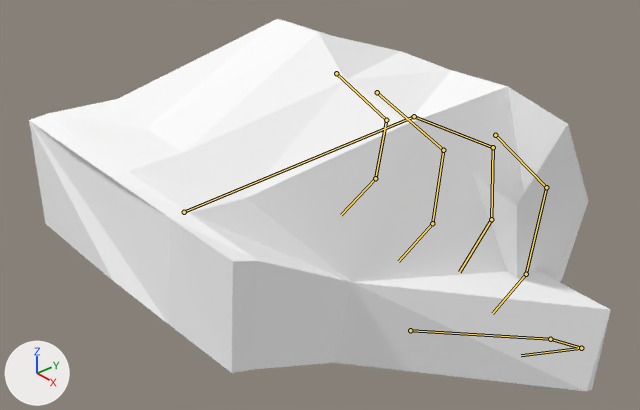
An edit to the Blender file app/models/handL.blend, drawn before and after from the same camera.
The view is the same before and after, from a 50 mm lens placed at (0.193, -0.216, 0.123), pointed at (-0.006, -0.044, -0.02). The lights are fixed; the arrows at lower left show +X, +Y and +Z. Both versions are drawn at frame 6 of the action 'close'; the numbers are the values there. The bones that bend it are drawn over the model as lines.

Names of what the first picture shows: 'Hand'.
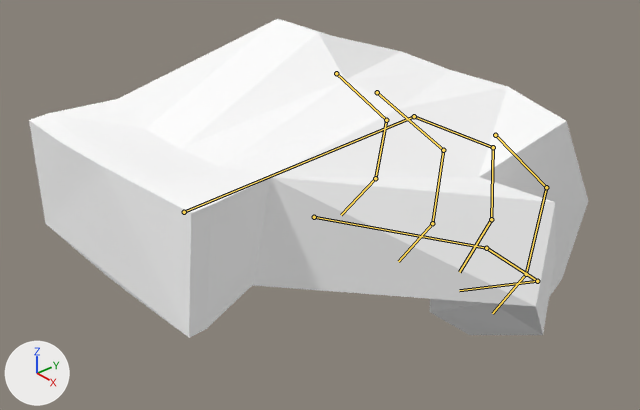
What differs and where, as boxes (x1, y1, x2, y2) in the pictures (640 x 410 px):
'Hand', posed (14% shorter): before (29, 19, 611, 391); after (29, 19, 588, 338)
bone 'Ta', root to tip: before (410, 330) to (550, 339); after (314, 217) to (486, 248)
bone 'Tb', root to tip: before (550, 339) to (581, 348); after (486, 248) to (537, 281)
bone 'Tc', root to tip: before (581, 348) to (521, 355); after (537, 281) to (459, 290)

The edits, one by one:
Bone 'Ta' (bone_ta) moves from (-0.0356, 0.0323, -0.0652) to (0.0, 0.0, 0.0).
Bone 'Ta' (bone_ta) turns from (-9, -7, 1) to (-15, -11, 2) degrees about its own x, y and z.
Bone 'Tb' (bone_tb) turns from (-16, -9, 24) to (-16, -24, 17) degrees about its own x, y and z.
Bone 'Tc' (bone_tc) turns from (-10, -18, 61) to (5, -20, 74) degrees about its own x, y and z.
